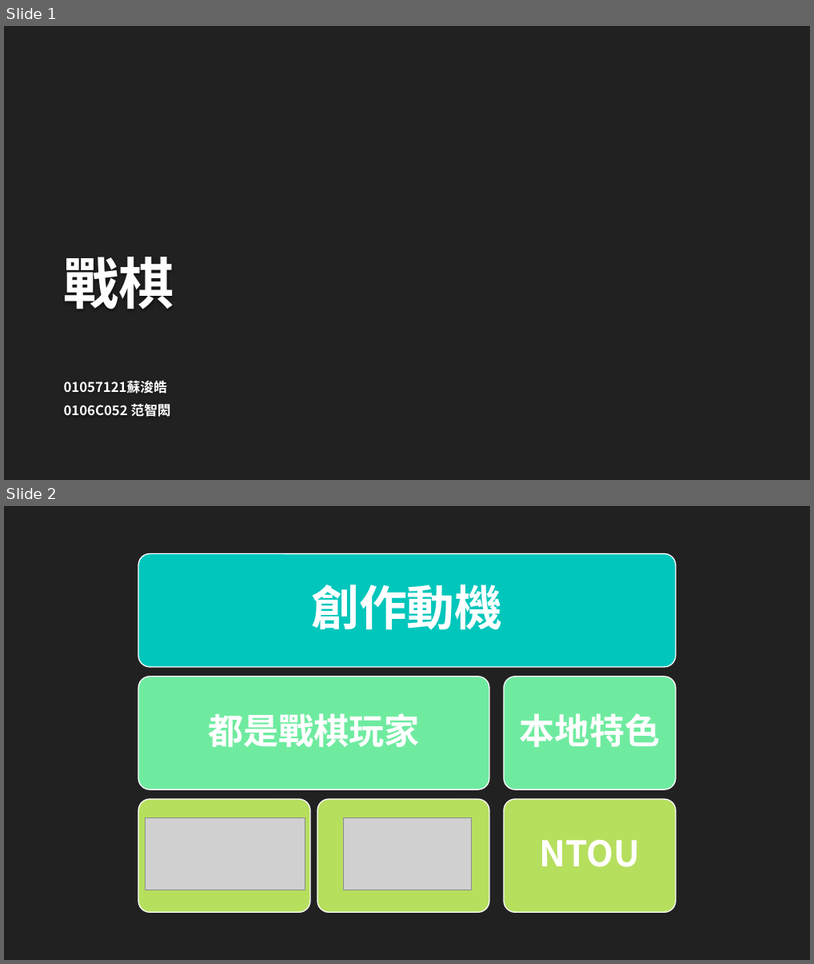
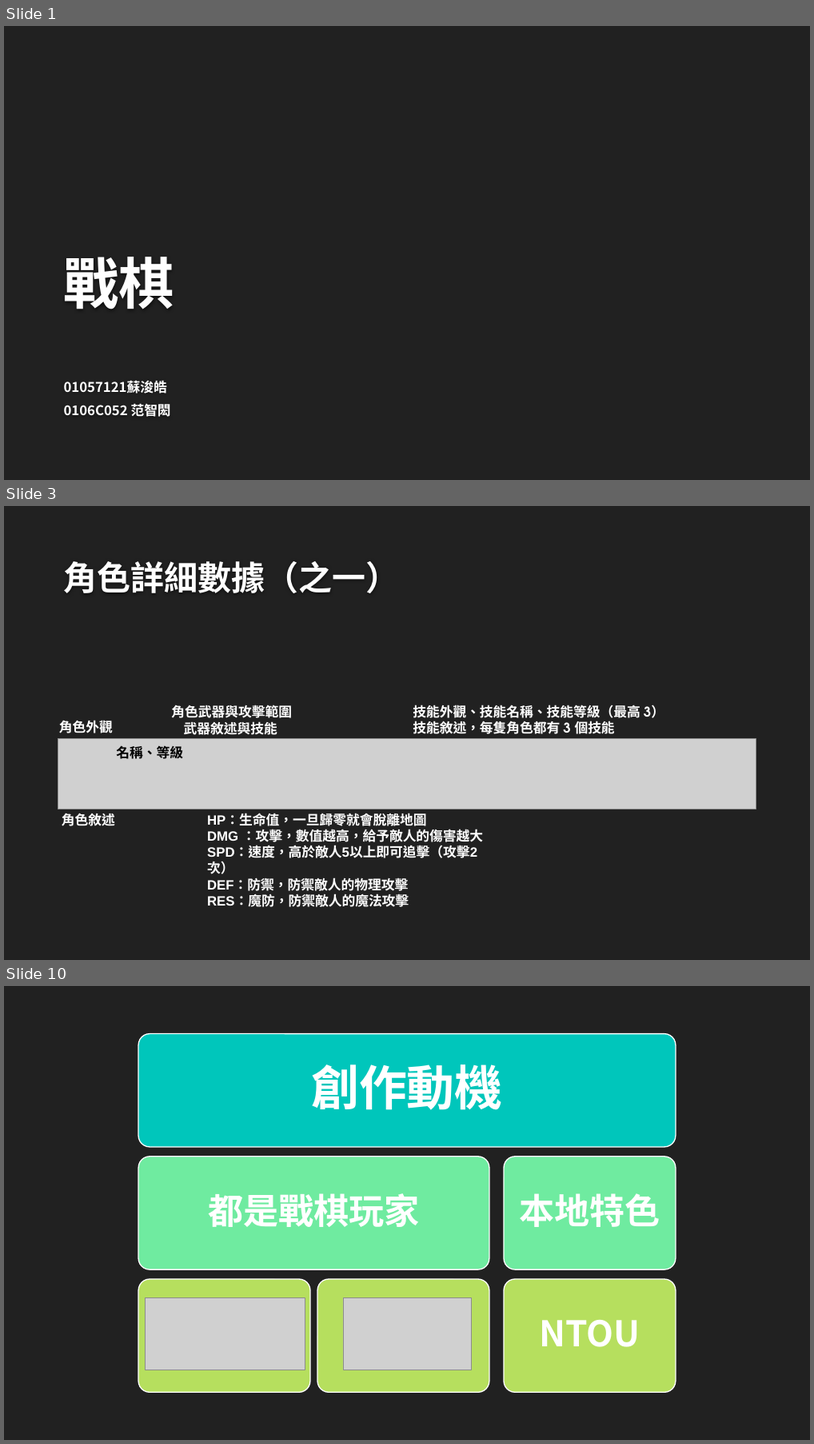
Before and after one commit to R1Vix/tRPG, a slide deck: 說明.pptx. Shown one above the other, each under a label of ours: slides 1 and 2 before the commit, slides 1, 3 and 10 after it; the slides between them are not shown. The pictures are 814x964 and 814x1444 pixels, drawn with LibreOffice and Linux fonts; fonts in the diff are those of the drawing; grey boxes stand for pictures; background and template pictures are left out. Boxes give left, top, right and bottom in pixels: in the first picture for what was removed or moved away, otherwise in the second. Text is boxed around its words. In the diff, an @@ line names an element or a change of style, - is before the commit and + after.

```diff
--- a/說明.pptx
+++ b/說明.pptx
@@ slide 3 added at <box>4,506,810,960</box>, background #212121 @@
@@ title added at <box>64,561,400,593</box>, 40 pt, text #FEFEFE, bold @@
+角色詳細數據（之一）
@@ text added at <box>59,720,113,733</box>, 16 pt, text #FFFFFF, bold @@
+角色外觀
@@ text added at <box>171,705,292,735</box>, 16 pt, text #FFFFFF, bold @@
+角色武器與攻擊範圍
+武器敘述與技能
@@ text added at <box>413,704,665,739</box>, 16 pt, text #FFFFFF, bold @@
+技能外觀、技能名稱、技能等級（最高 3）
+技能敘述，每隻角色都有 3 個技能
@@ picture added at <box>58,738,757,808</box> @@
@@ text added at <box>116,745,183,759</box>, 16 pt, text #000000, bold @@
+名稱、等級
@@ text added at <box>62,813,115,826</box>, 16 pt, text #FFFFFF, bold @@
+角色敘述
@@ text added at <box>207,813,483,907</box>, 16 pt, text #FFFFFF, bold @@
+HP：生命值，一旦歸零就會脫離地圖
+DMG ：攻擊，數值越高，給予敵人的傷害越大
+SPD：速度，高於敵人5以上即可追擊（攻擊2次）
+DEF：防禦，防禦敵人的物理攻擊
+RES：魔防，防禦敵人的魔法攻擊
@@ what was slide 2 is now slide 10 @@
```
Also in this commit, not shown: 1 slide changed, 7 other slides added, 1 slide removed.
